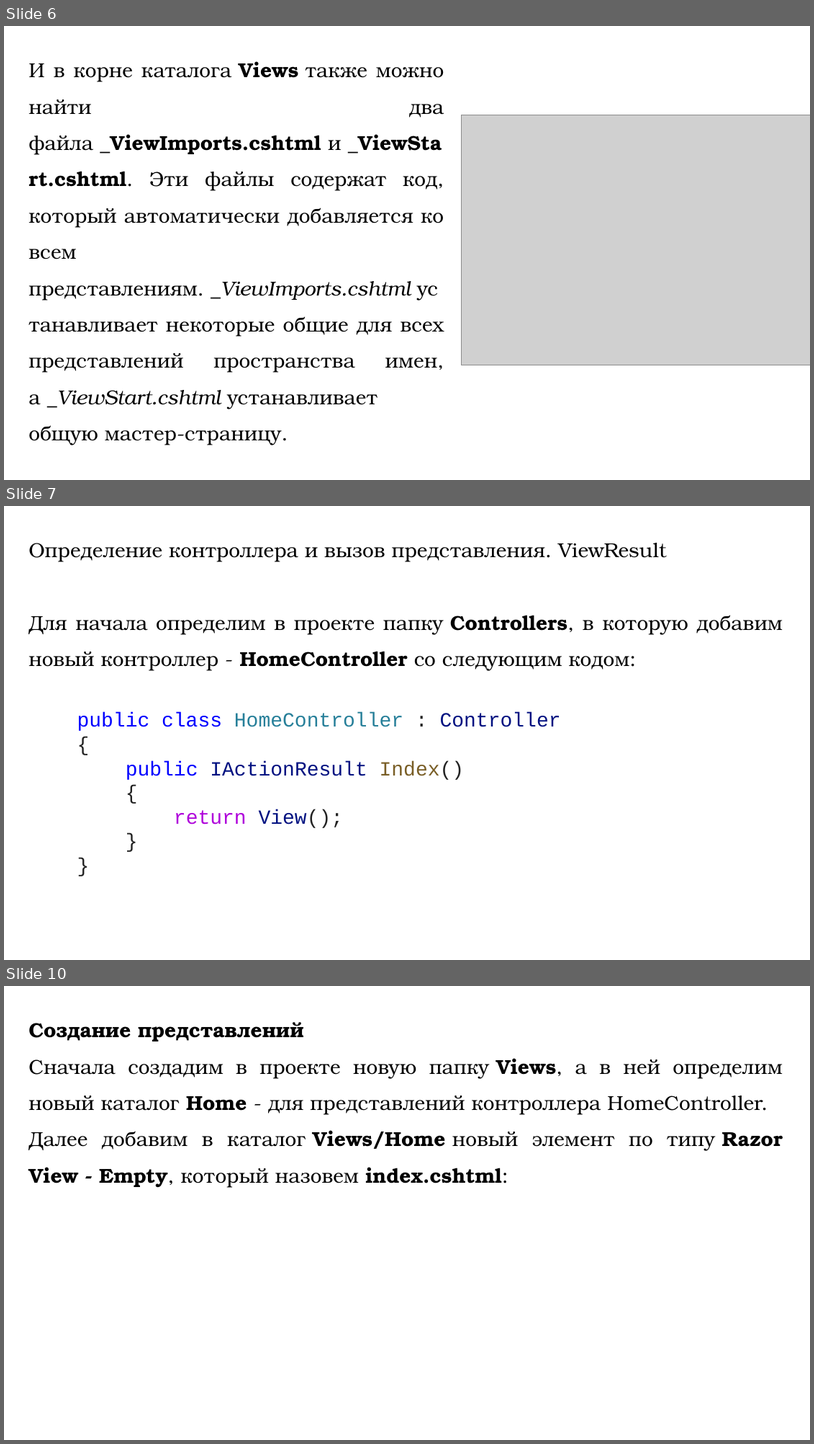
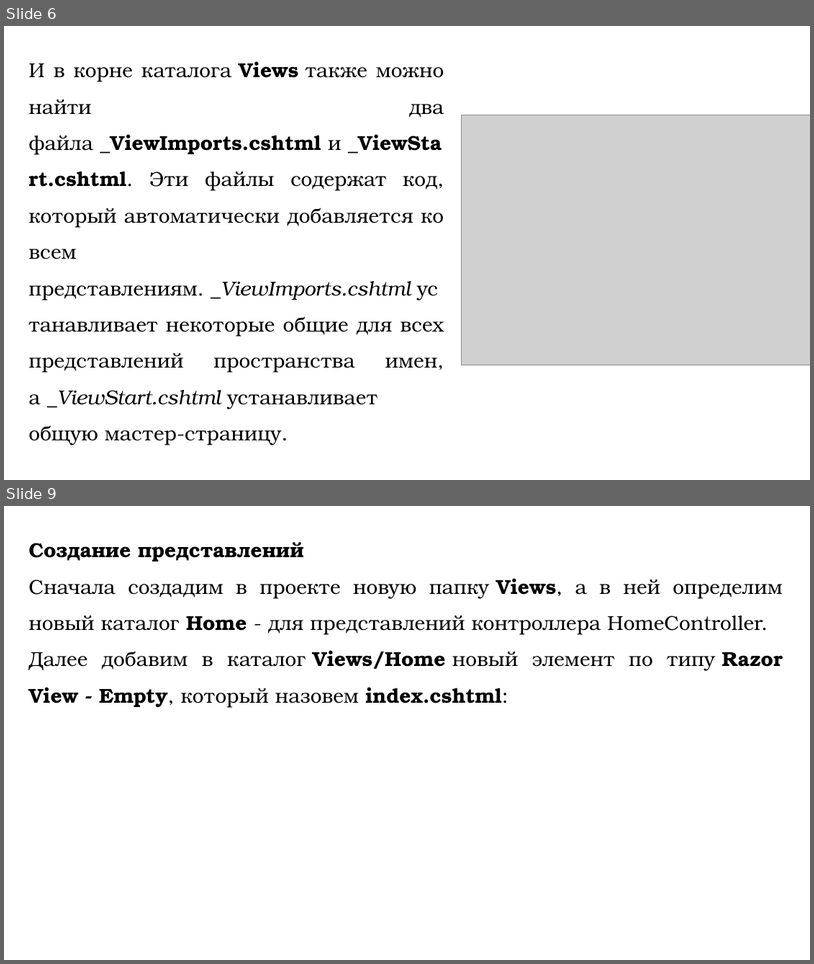
Before and after one commit to DaniilKlyukin/OOP-4, a slide deck: Лекции/ООП 1 лек 4.pptx. Shown one above the other, each under a label of ours: slides 6, 7 and 10 before the commit, slides 6 and 9 after it; the slides between them are not shown. The pictures are 814x1444 and 814x964 pixels, drawn with LibreOffice and Linux fonts; fonts in the diff are those of the drawing; grey boxes stand for pictures. Boxes give left, top, right and bottom in pixels: in the first picture for what was removed or moved away, otherwise in the second. Text is boxed around its words. In the diff, an @@ line names an element or a change of style, - is before the commit and + after.

```diff
--- a/Лекции/ООП 1 лек 4.pptx
+++ b/Лекции/ООП 1 лек 4.pptx
@@ slide 7 removed at [4, 506, 810, 960], background #FFFFFF @@
@@ text removed at [28, 543, 783, 828] @@
-Определение контроллера и вызов представления. ViewResult
-Для начала определим в проекте папку Controllers, в которую добавим новый контроллер - HomeController со следующим кодом:
-public class HomeController : Controller
-{
-public IActionResult Index()
-{
-return View();
-}
-}
@@ what was slide 10 is now slide 9 @@
```
Also in this commit, not shown: 7 slides changed.
